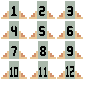
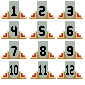
Two versions of the same layered image (85×85). Layer-by-layer changes:
painted on "Layer 12" over [10,65,74,77]
painted on "#12" over [58,72,82,79]
painted on "Layer 11" over [39,65,47,77]
painted on "#11" over [31,72,55,79]
painted on "Layer 10" over [10,65,42,77]
painted on "#10" over [2,52,82,79]
painted on "#9" over [31,52,55,59]
painted on "#8" over [2,52,48,59]
painted on "#7" over [9,32,82,56]
painted on "#6" over [30,32,75,39]
painted on "#5" over [2,32,47,39]
painted on "#4" over [9,12,82,36]
painted on "#2" over [30,12,54,19]
painted on "#1" over [2,12,25,19]
